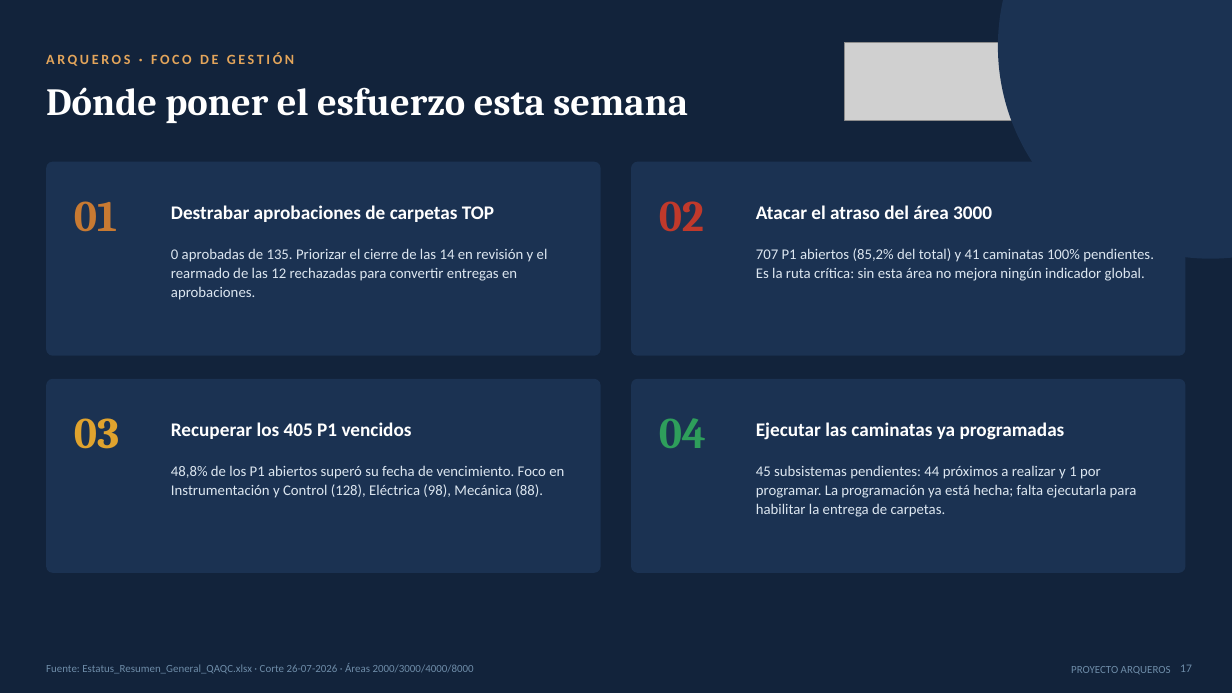
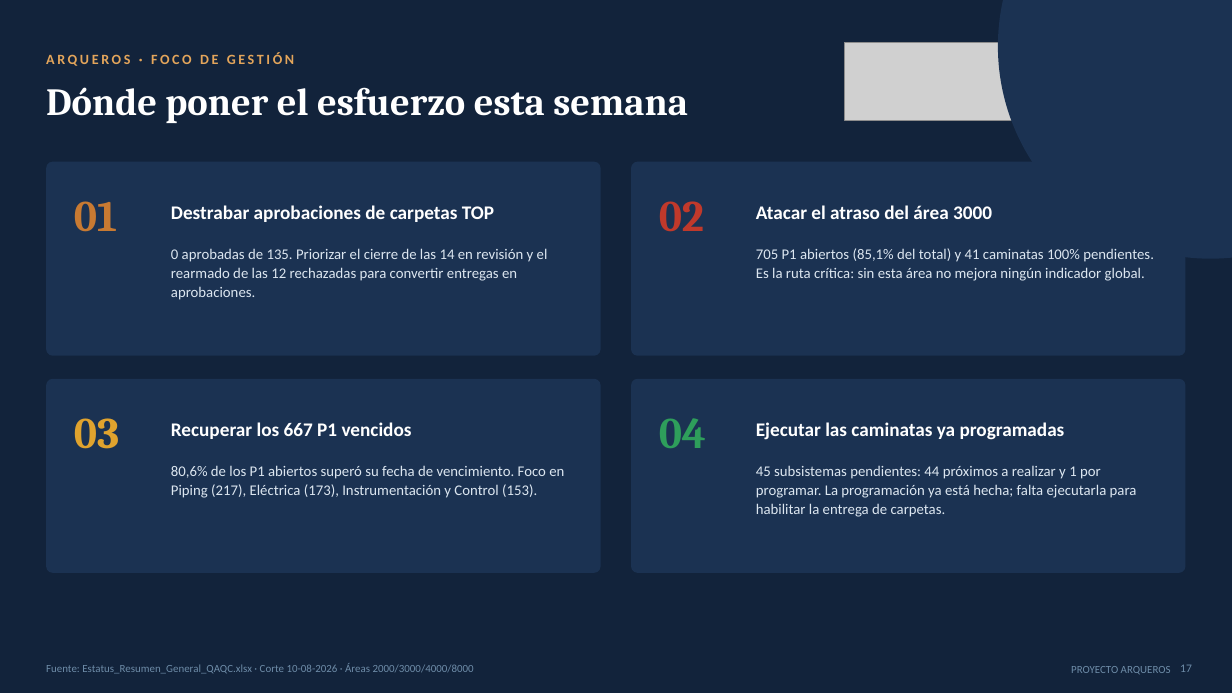
Before and after one commit to tdkvalex/Dashboard-HSEQ, a slide deck: slide 17 of panel_control_TOP_P1/Panel_Control_TOP_P1.pptx. Drawn at 1232x693 pixels with LibreOffice and Linux fonts; fonts in the diff are those of the drawing; grey boxes stand for pictures. Boxes give left, top, right and bottom in pixels: in the first picture for what was removed or moved away, otherwise in the second. Text is boxed around its words. In the diff, an @@ line names an element or a change of style, - is before the commit and + after.

```diff
--- a/panel_control_TOP_P1/Panel_Control_TOP_P1.pptx
+++ b/panel_control_TOP_P1/Panel_Control_TOP_P1.pptx
@@ text at box(756, 248, 1154, 281): text changed @@
-707 P1 abiertos (85,2% del total) y 41 caminatas 100% pendientes. Es la ruta crítica: sin esta área no mejora ningún indicador global.
+705 P1 abiertos (85,1% del total) y 41 caminatas 100% pendientes. Es la ruta crítica: sin esta área no mejora ningún indicador global.
@@ text at box(171, 422, 412, 439): text changed @@
-Recuperar los 405 P1 vencidos
+Recuperar los 667 P1 vencidos
@@ text at box(171, 465, 564, 498): text changed @@
-48,8% de los P1 abiertos superó su fecha de vencimiento. Foco en Instrumentación y Control (128), Eléctrica (98), Mecánica (88).
+80,6% de los P1 abiertos superó su fecha de vencimiento. Foco en Piping (217), Eléctrica (173), Instrumentación y Control (153).
@@ text at box(46, 663, 474, 674): text changed @@
-Fuente: Estatus_Resumen_General_QAQC.xlsx · Corte 26-07-2026 · Áreas 2000/3000/4000/8000
+Fuente: Estatus_Resumen_General_QAQC.xlsx · Corte 10-08-2026 · Áreas 2000/3000/4000/8000
```
Also in this commit, not shown: 6 other slides changed, 4 other files.
